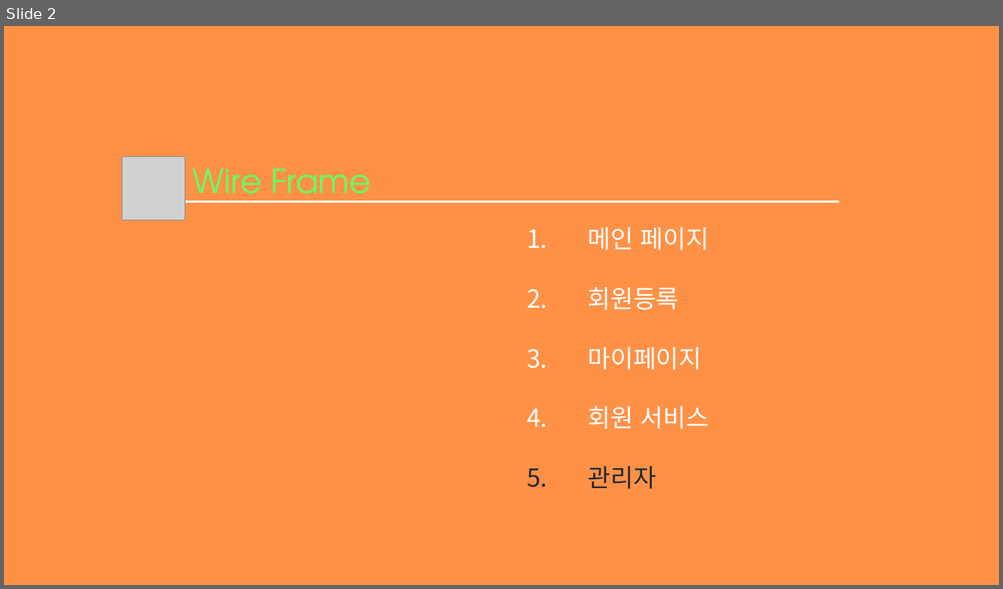
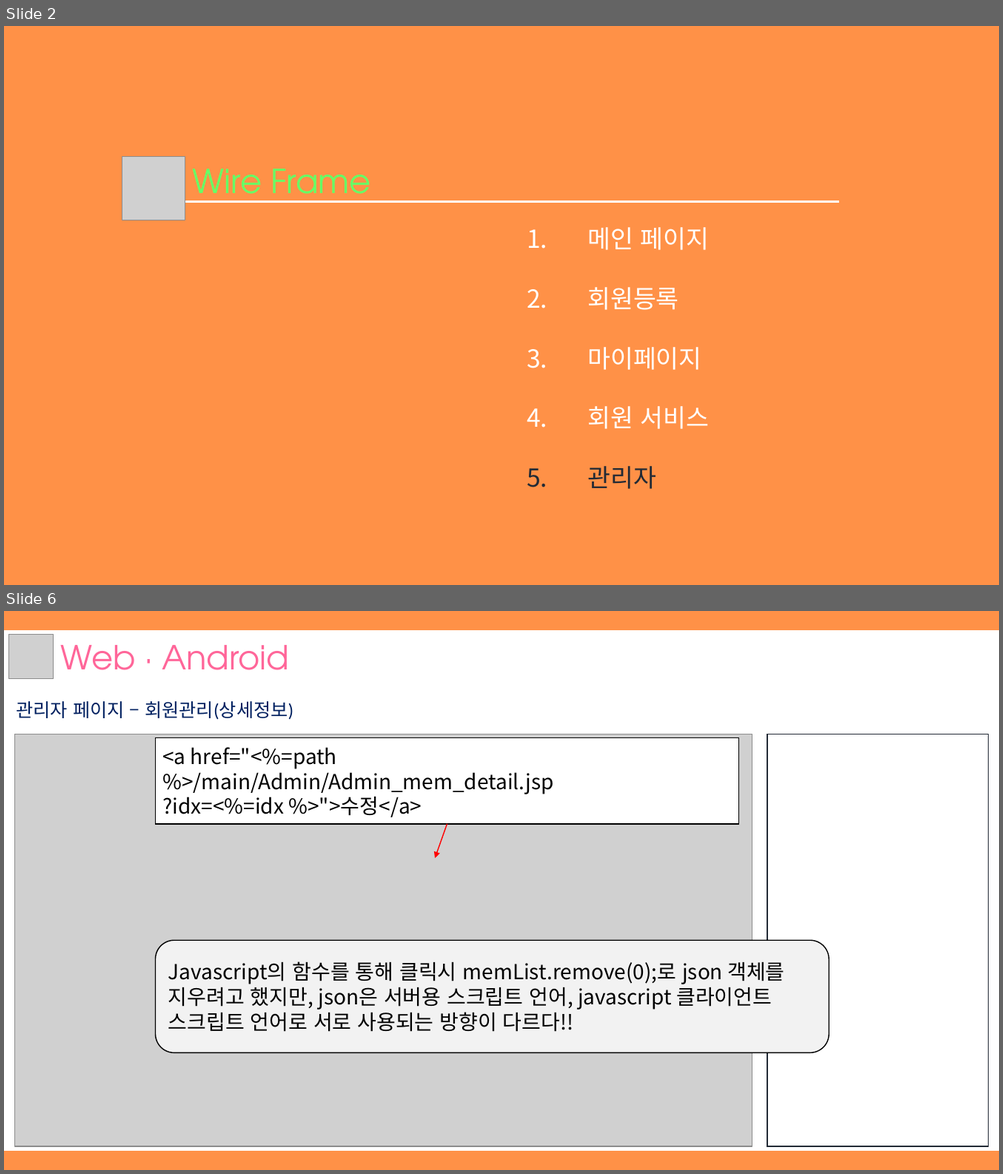
Before and after one commit to hhsw07/ezen-academy-projects, a slide deck: WebContent/hsw/3조 하비팩토리_hsw.pptx. Shown one above the other, each under a label of ours: slide 2 before the commit, slides 2 and 6 after it; the slides between them are not shown. The pictures are 1003x589 and 1003x1174 pixels, drawn with LibreOffice and Linux fonts; fonts in the diff are those of the drawing; grey boxes stand for pictures. Boxes give left, top, right and bottom in pixels: in the first picture for what was removed or moved away, otherwise in the second. Text is boxed around its words. In the diff, an @@ line names an element or a change of style, - is before the commit and + after.

```diff
--- a/WebContent/hsw/3조 하비팩토리_hsw.pptx
+++ b/WebContent/hsw/3조 하비팩토리_hsw.pptx
@@ slide 6 added at bbox=[4, 611, 999, 1170], background #FF9147 @@
@@ rectangle added at bbox=[4, 630, 999, 1150], fill #FFFFFF, outline #FFFFFF 1 pt @@
@@ picture added at bbox=[9, 635, 54, 679] @@
@@ text added at bbox=[61, 645, 289, 670], 32 pt, text #FF6699 @@
+Web · Android
@@ text added at bbox=[17, 701, 293, 720], 18 pt, text #002060 @@
+관리자 페이지 – 회원관리(상세정보)
@@ picture added at bbox=[14, 734, 752, 1147] @@
@@ rectangle added at bbox=[156, 738, 739, 823], fill #FFFFFF, outline #000000 1 pt, 20 pt, text #000000 @@
+<a href="<%=path %>/main/Admin/Admin_mem_detail.jsp
+?idx=<%=idx %>">수정</a>
@@ rectangle added at bbox=[767, 734, 988, 1147], fill #FFFFFF, outline #222A35 1 pt @@
@@ arrow added from (447, 824) to (435, 859), #FF0000 1 pt @@
@@ rounded rectangle added at bbox=[156, 941, 829, 1054], fill #F2F2F2, outline #000000 1 pt, 20 pt, text #000000 @@
+Javascript의 함수를 통해 클릭시 memList.remove(0);로 json 객체를 지우려고 했지만, json은 서버용 스크립트 언어, javascript 클라이언트 스크립트 언어로 서로 사용되는 방향이 다르다!!
```
Also in this commit, not shown: 5 slides changed, 4 other slides added, 1 slide removed, 9 other files.
